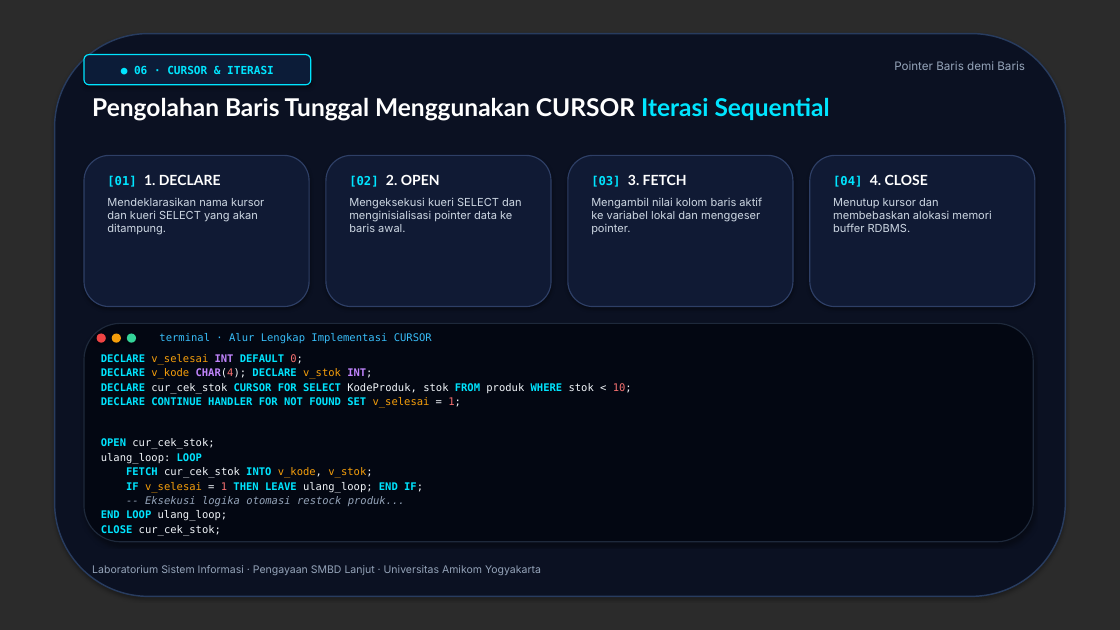
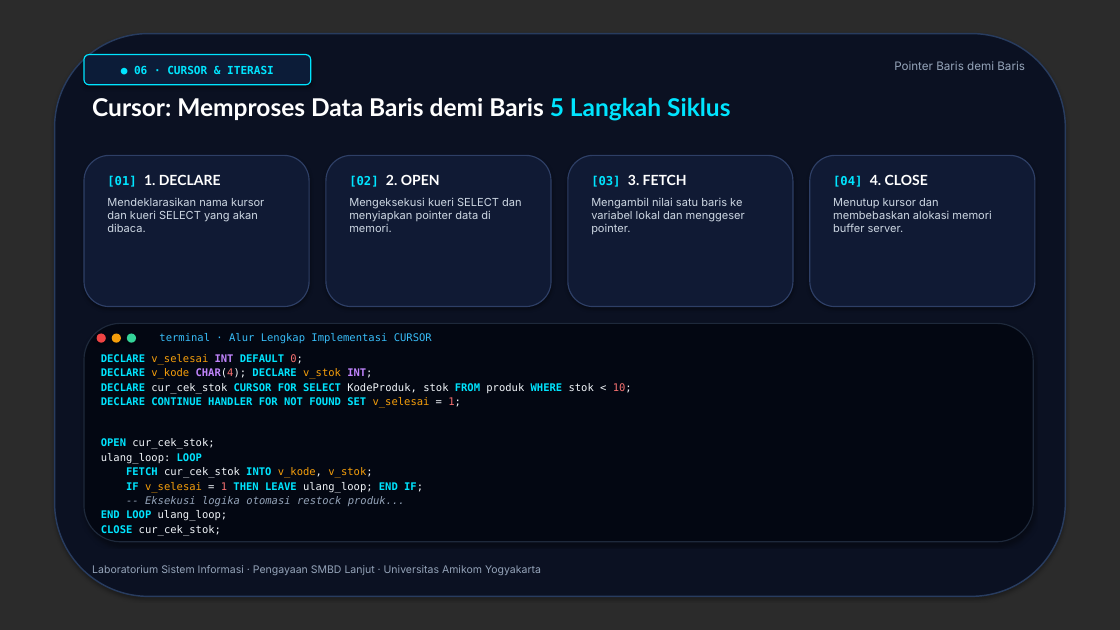
Before and after one commit to litelmurpi/smbdl-asprak, a slide deck: slide 7 of presentations/Materi_Pengayaan_Stored_Procedure_UDF_Cursor.pptx. Drawn at 1120x630 pixels with LibreOffice and Linux fonts; fonts in the diff are those of the drawing; background and template pictures are left out; a plain dark background stands for a picture behind light text. Boxes give left, top, right and bottom in pixels: in the first picture for what was removed or moved away, otherwise in the second. Text is boxed around its words. In the diff, an @@ line names an element or a change of style, - is before the commit and + after.

```diff
--- a/presentations/Materi_Pengayaan_Stored_Procedure_UDF_Cursor.pptx
+++ b/presentations/Materi_Pengayaan_Stored_Procedure_UDF_Cursor.pptx
@@ text at bbox=[92, 97, 730, 121]: text changed @@
-Pengolahan Baris Tunggal Menggunakan CURSOR Iterasi Sequential
+Cursor: Memproses Data Baris demi Baris 5 Langkah Siklus
@@ text at bbox=[107, 198, 264, 232]: text changed @@
-Mendeklarasikan nama kursor dan kueri SELECT yang akan ditampung.
+Mendeklarasikan nama kursor dan kueri SELECT yang akan dibaca.
@@ text at bbox=[349, 198, 521, 232]: text changed @@
-Mengeksekusi kueri SELECT dan menginisialisasi pointer data ke baris awal.
+Mengeksekusi kueri SELECT dan menyiapkan pointer data di memori.
@@ text at bbox=[591, 198, 745, 235]: text changed @@
-Mengambil nilai kolom baris aktif ke variabel lokal dan menggeser pointer.
+Mengambil nilai satu baris ke variabel lokal dan menggeser pointer.
@@ text at bbox=[833, 198, 991, 232]: text changed @@
-Menutup kursor dan membebaskan alokasi memori buffer RDBMS.
+Menutup kursor dan membebaskan alokasi memori buffer server.
```
Also in this commit, not shown: 6 other slides changed, 11 other files.
